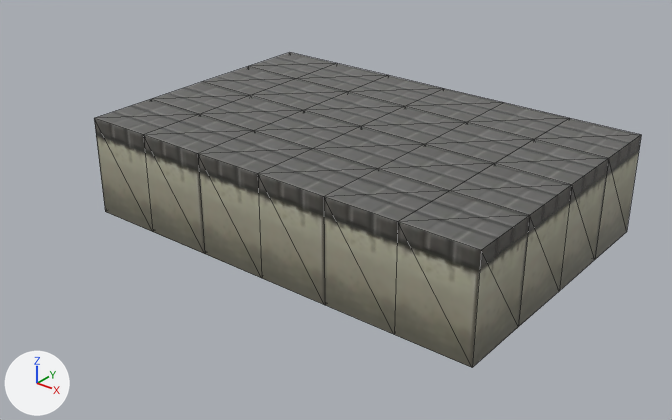
Two versions of the Blender file public/models/border.blend, one commit apart.
The view is the same before and after, from a camera (50 mm lens) standing at (9.44, -6.72, 5.06) and looking at (2.56, 1.88, -0.27). Lighting does not change. The marker at lower left points along +X, +Y and +Z. Mesh edges are drawn as thin lines.

In view in the first picture: 'Brick', 'Brick.001'.
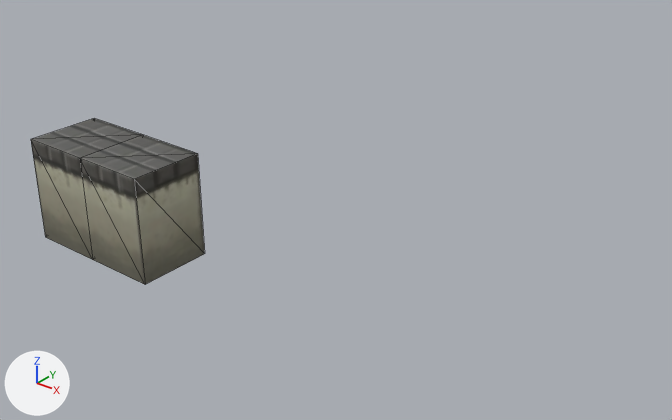
Commit message: Реализовал Border

Diff of the bpy script that builds the scene:
```diff
--- a/public/models/border.blend.py
+++ b/public/models/border.blend.py
@@ ob_brick @@
 ob_brick = bpy.data.objects.new('Brick', me_brick)
-ob_brick.location = (0.0, 1.0, 0.0)
-_m = ob_brick.modifiers.new('Массив', 'ARRAY')
-_m.count = 3
-_m.use_constant_offset = True
-_m = ob_brick.modifiers.new('Массив.001', 'ARRAY')
-_m.use_constant_offset = True
-_m.constant_offset_displace = (1.0, 1.0, 0.0)
-_m.relative_offset_displace = (0.0, 0.0, 0.0)
-_m = ob_brick.modifiers.new('Массив.002', 'ARRAY')
-_m.relative_offset_displace = (0.0, 1.0, 0.0)
+ob_brick.location = (0.0, 0.0, 0.0)
@@ ob_brick_001 @@
 ob_brick_001 = bpy.data.objects.new('Brick.001', me_brick_001)
-ob_brick_001.location = (0.0, 2.0, 0.0)
-_m = ob_brick_001.modifiers.new('Массив', 'ARRAY')
-_m.count = 3
-_m.use_constant_offset = True
-_m = ob_brick_001.modifiers.new('Массив.001', 'ARRAY')
-_m.relative_offset_displace = (0.2, -1.0, 0.0)
-_m = ob_brick_001.modifiers.new('Массив.002', 'ARRAY')
-_m.relative_offset_displace = (0.0, 1.0, 0.0)
+ob_brick_001.location = (1.0, 0.0, 0.0)
```

Changed parts and their boxes [x1, y1, x2, y2] in the pictures (672 x 420 px):
'Brick.001', moved, modifiers changed: before [143, 52, 609, 368]; after [80, 135, 205, 285]
'Brick', moved, modifiers changed: before [94, 63, 641, 334]; after [31, 118, 142, 260]
